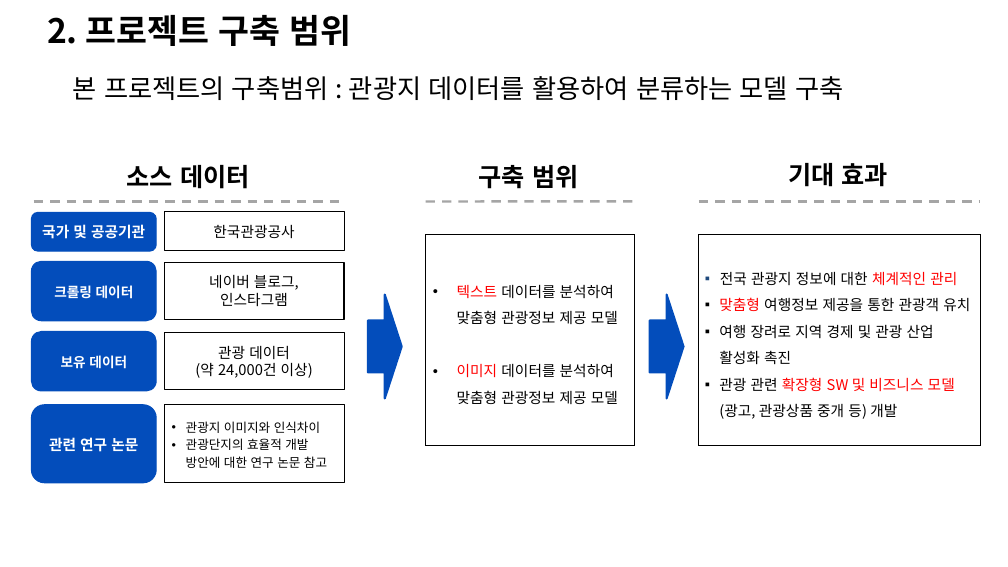
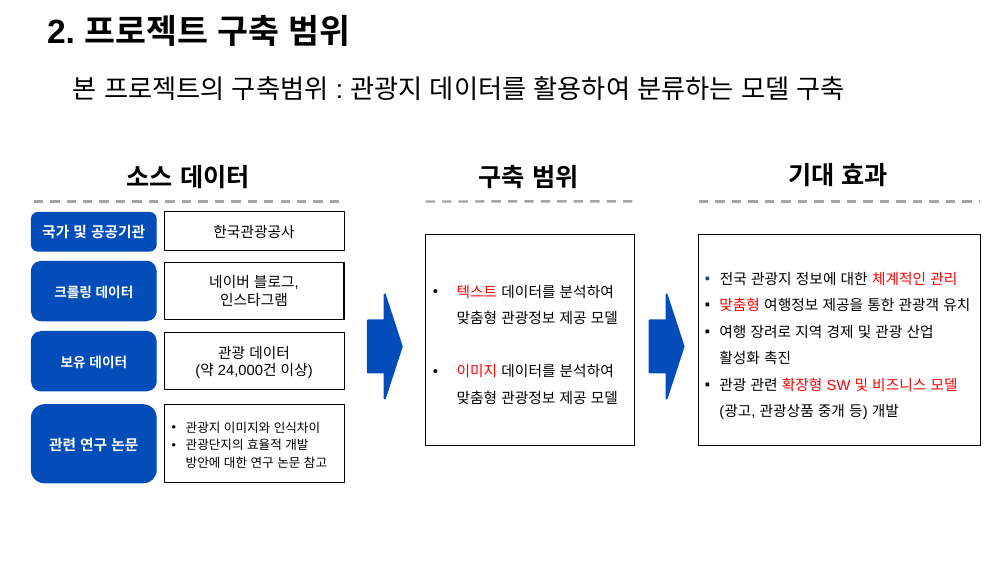
Before and after one commit to knudatascientists/TEAM05-JOOONY-S, a slide deck: slide 4 of Document/1.프로젝트_계획서.pptx. Drawn at 1008x567 pixels with LibreOffice and Linux fonts; fonts in the diff are those of the drawing; background and template pictures are left out. Boxes give left, top, right and bottom in pixels: in the first picture for what was removed or moved away, otherwise in the second. Text is boxed around its words. In the diff, an @@ line names an element or a change of style, - is before the commit and + after.

```diff
--- a/Document/1.프로젝트_계획서.pptx
+++ b/Document/1.프로젝트_계획서.pptx
@@ font Noto Sans CJK KR to Arial in 4 elements at (47,15,351,46), (73,76,845,100), (164,333,344,390), (699,234,980,446) @@
```
Also in this commit, not shown: 9 other slides changed, 14 other files.
